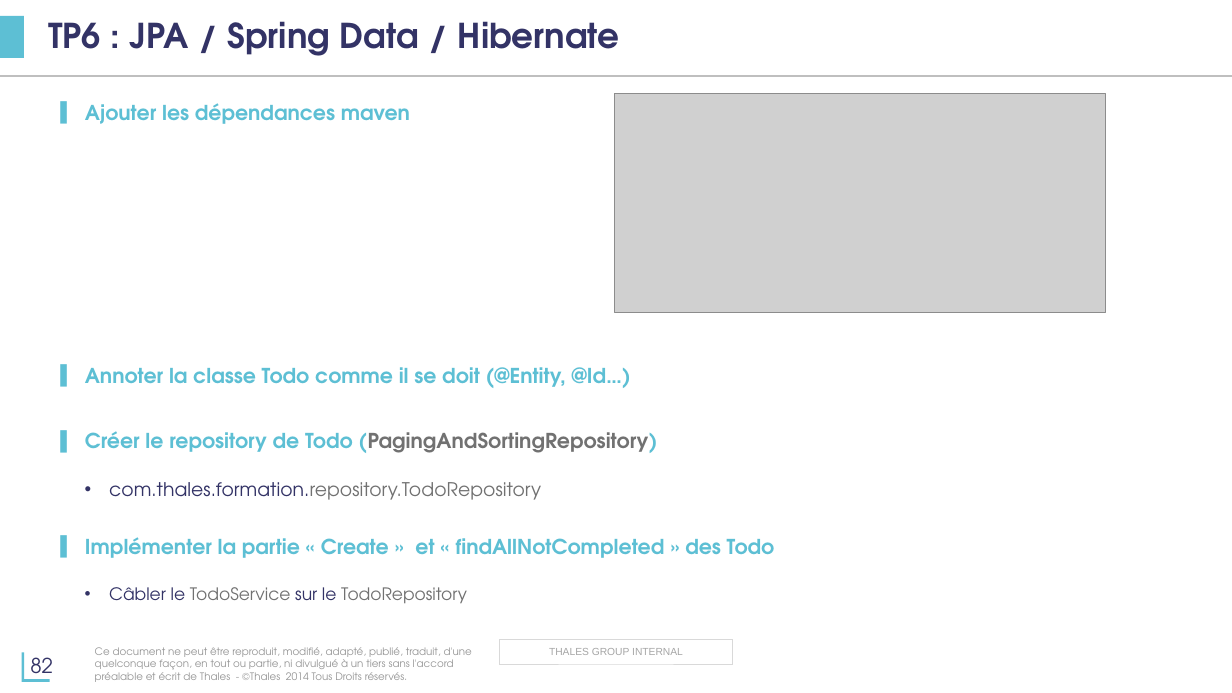
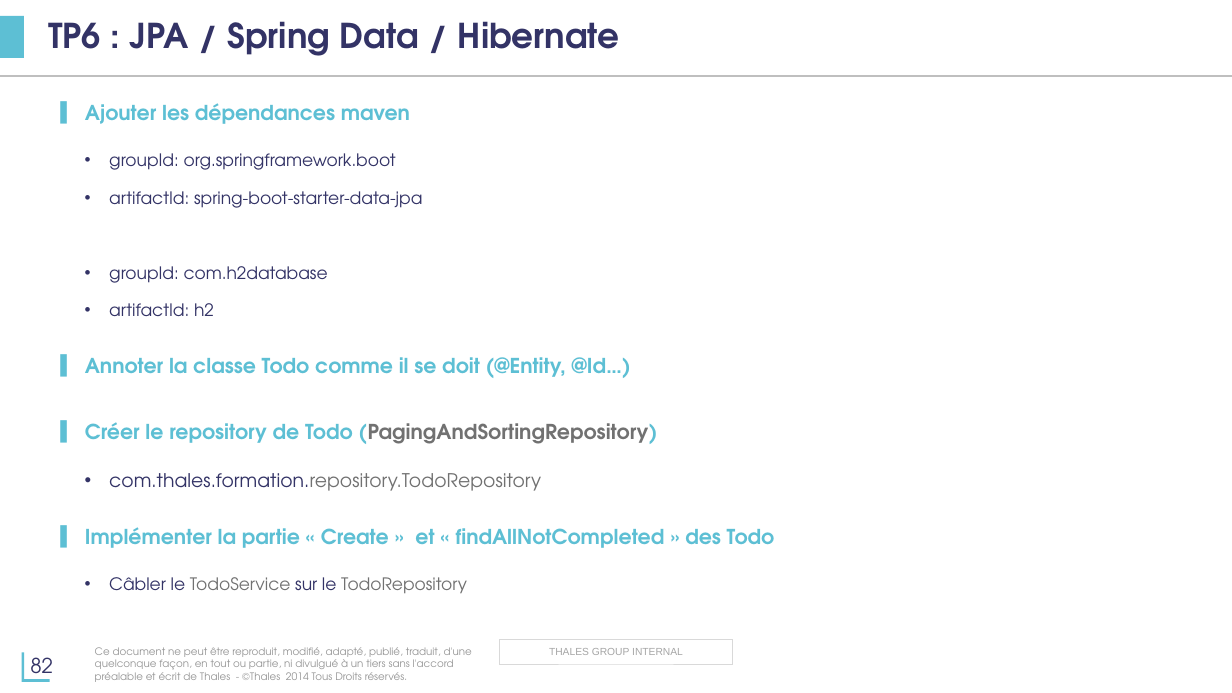
Before and after one commit to tsn-coding-dojo/java-spring-formation, a slide deck: slide 82 of présentation/Formation-Java.pptx. Drawn at 1232x693 pixels with LibreOffice and Linux fonts; fonts in the diff are those of the drawing; grey boxes stand for pictures; background and template pictures are left out. Boxes give left, top, right and bottom in pixels: in the first picture for what was removed or moved away, otherwise in the second. Text is boxed around its words. In the diff, an @@ line names an element or a change of style, - is before the commit and + after.

Commit message:
Update TP6

```diff
--- a/présentation/Formation-Java.pptx
+++ b/présentation/Formation-Java.pptx
@@ picture removed at (615,94,1105,312) @@
@@ text at (109,153,422,316): paragraphs added @@
+  • groupId: org.springframework.boot
+  • artifactId: spring-boot-starter-data-jpa
+  • groupId: com.h2database
+  • artifactId: h2
```
Also in this commit, not shown: 1 other slide changed.
